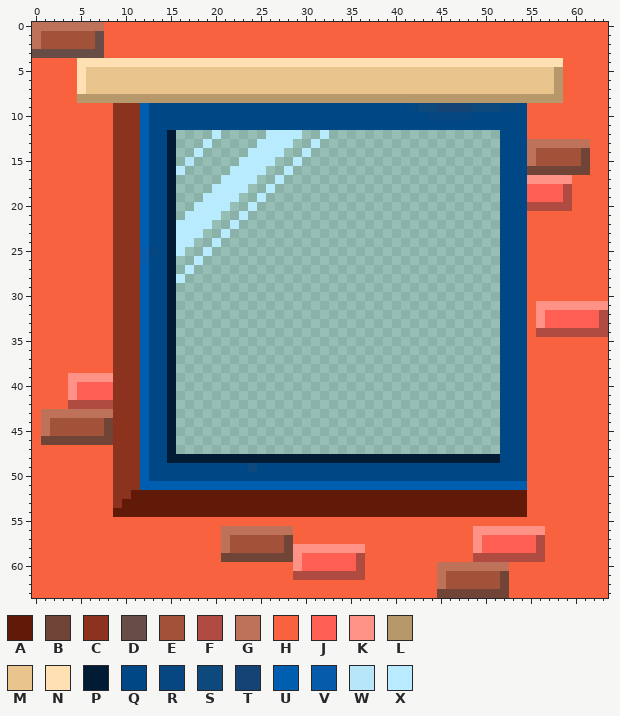
A pixel-art sprite gets an edit: assets/textures/window_day_disabled.gif. The picture above is the old version.
The file is 128x128 pixels, drawn in blocks of 2x2; one block is one cell here. Colours within 5 levels of each other are drawn and written as one.
Palette (. is transparent): A #611908  B #704538  C #8b331e  D #674d45  E #a15239  F #b04b42  G #bf725a  H #f9623e  J #ff5e53  K #ff9287  L #b6986b  M #e9c48d  N #ffe0b3  P #001b33  Q #004785  R #064681  S #0d497c  T #144476  U #005eb0  V #065caa  W #b8e6f9  X #b9ebff
After:
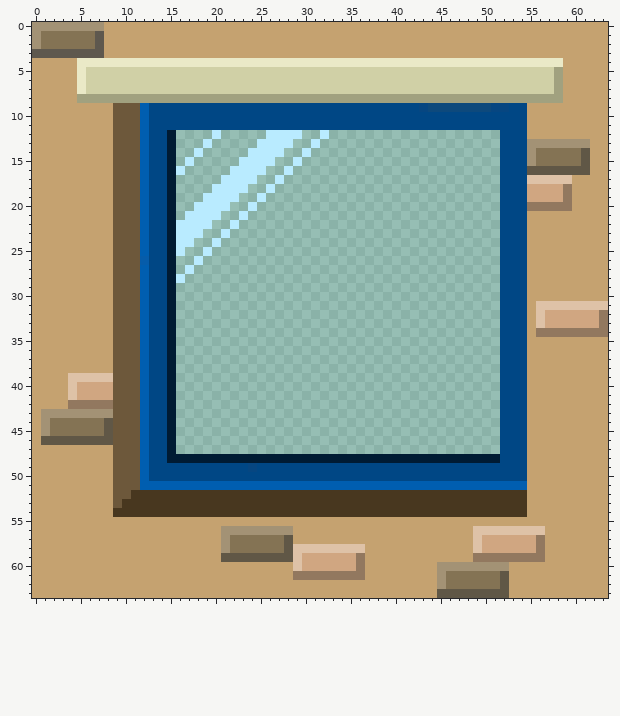
Changes in this commit:
colour A: #611908 -> #48371f
colour B: #704538 -> #605746
colour C: #8b331e -> #6d583b
colour D: #674d45 -> #5e584e
colour E: #a15239 -> #847354
colour F: #b04b42 -> #92785f
colour G: #bf725a -> #a39275
colour H: #f9623e -> #c5a270
colour J: #ff5e53 -> #d0a681
colour K: #ff9287 -> #dec2a7
colour L: #b6986b -> #a1a17f
colour M: #e9c48d -> #d0d0a6
colour N: #ffe0b3 -> #eae9c7
y 9: x 42..43 RS -> QR; x 45..48 TTTT -> SSSS; x 51 S -> R; x 53 R -> Q
y 10: x 44..48 RRRRR -> QQQQQ
y 15: x 17 W -> X
y 25: x 12..13 VR -> UQ
y 49: x 24 S -> R
Pixel boxes of the changes (left, top, right, bottom) in both pictures:
changed: (32, 22, 608, 598)
